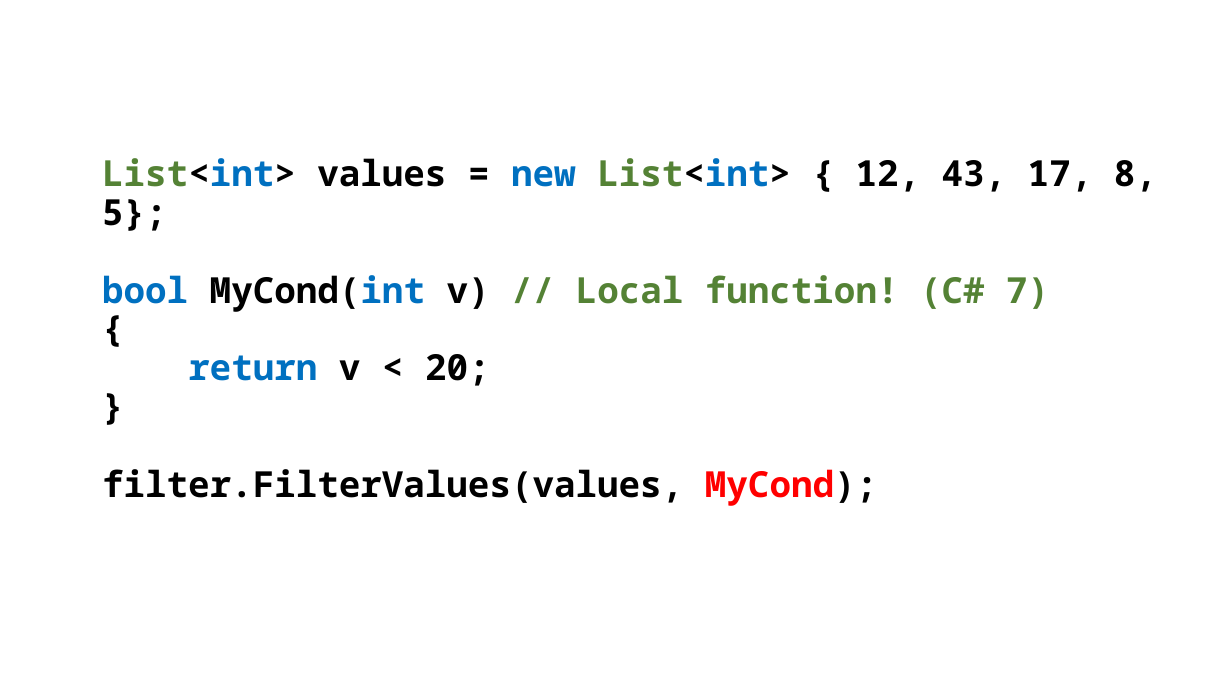
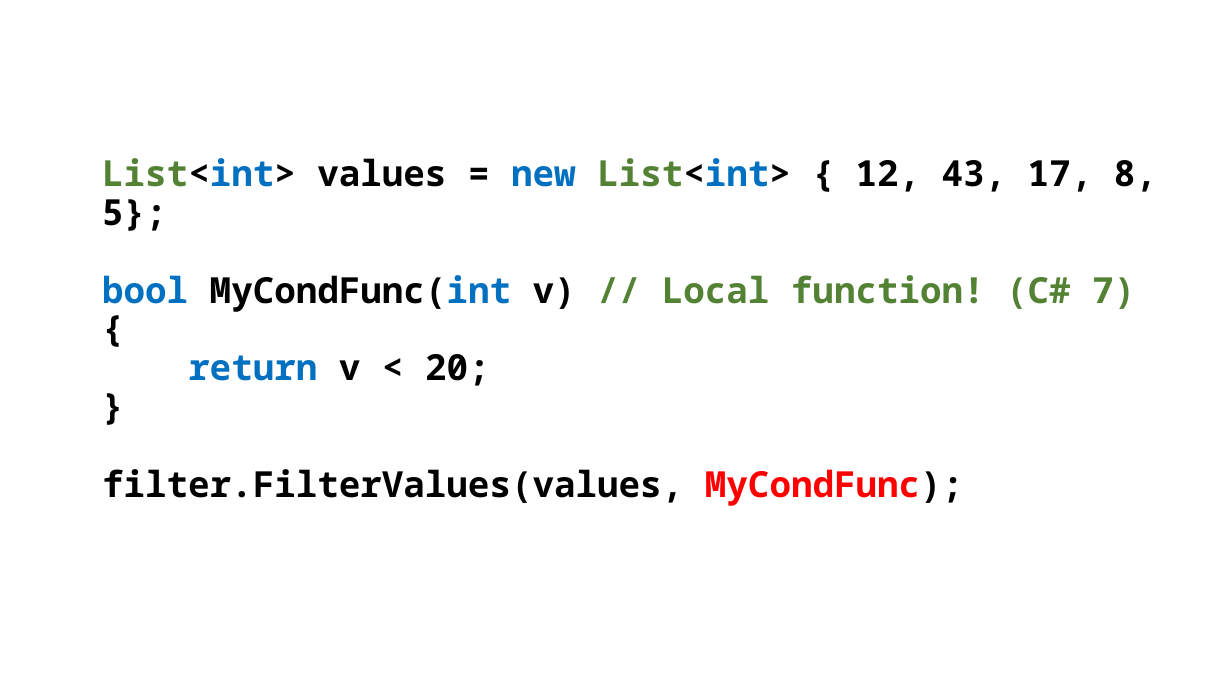
Before and after one commit to perl-easj/Teaching-materials, a slide deck: slide 16 of CSharpProgramming/Presentations/FurtherParam/FuncAsParam.pptx. Drawn at 1232x693 pixels with LibreOffice and Linux fonts; fonts in the diff are those of the drawing. Boxes give left, top, right and bottom in pixels: in the first picture for what was removed or moved away, otherwise in the second. Text is boxed around its words. In the diff, an @@ line names an element or a change of style, - is before the commit and + after.

```diff
--- a/CSharpProgramming/Presentations/FurtherParam/FuncAsParam.pptx
+++ b/CSharpProgramming/Presentations/FurtherParam/FuncAsParam.pptx
@@ text at (102, 275, 1135, 312): text changed @@
-bool MyCond(int v) // Local function! (C# 7)
+bool MyCondFunc(int v) // Local function! (C# 7)
@@ text at (102, 469, 963, 506): text changed @@
-filter.FilterValues(values, MyCond);
+filter.FilterValues(values, MyCondFunc);
```
Also in this commit, not shown: 6 other slides changed, 11 other files.
